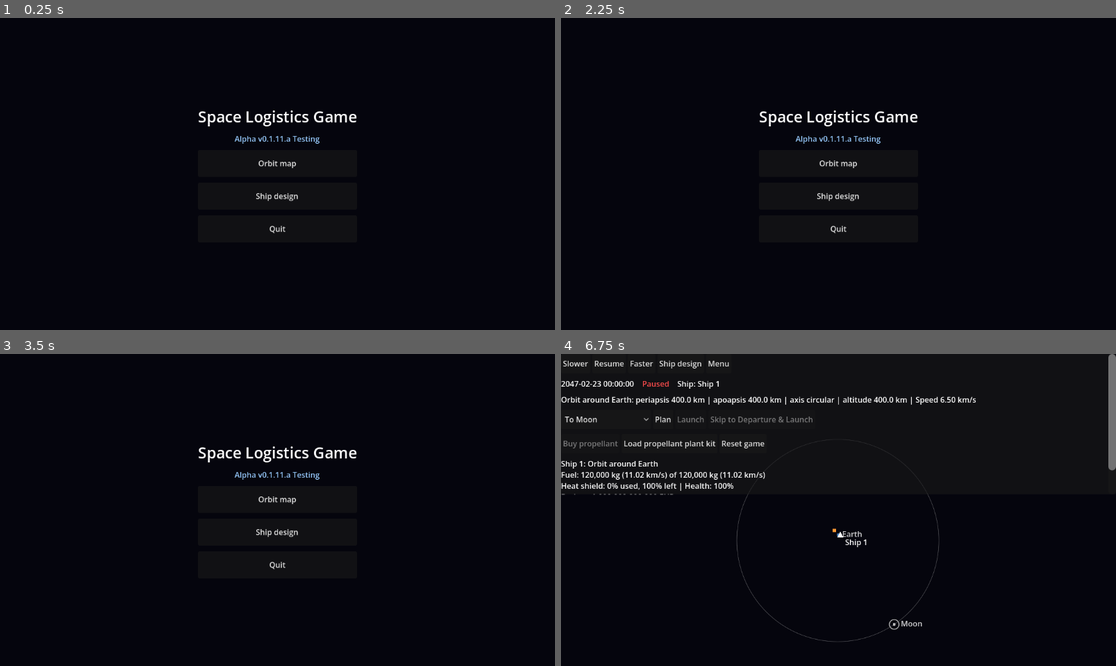
Above: before the commit, frames 1-4 (two rows, left to right).
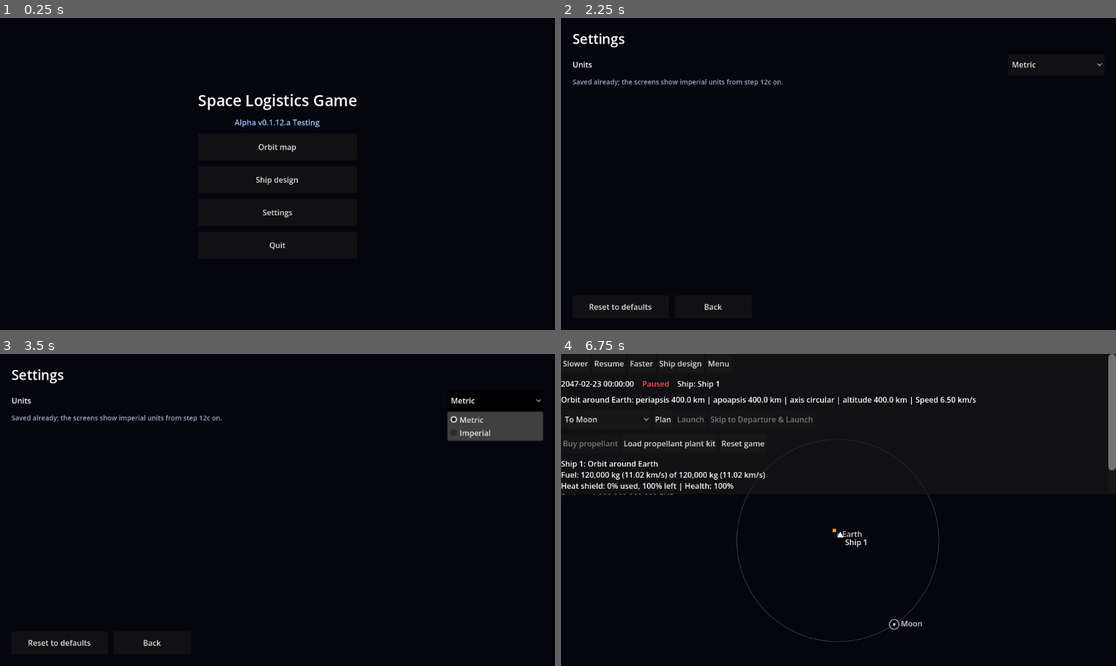
Above: after the commit, the same moments.

Repository: jonmakescars/asteroid-miner
Game: Godot game, scene res://menu.tscn
The game is run twice, just before and just after one commit, with the same random seed, the same clock (stepped at 60 frames per second) and the same inputs.
Inputs (mouse positions are in pixels of both pictures, inside the frame that each line leads up to):
- Up to frame 1 (0.25 s): no input
- Up to frame 2 (2.25 s): click "Orbit map" at 0.5 s; click "Menu" at 1.25 s; click (838, 211) at 2 s, where only the run after the commit has a clickable "Settings"
- Up to frame 3 (3.5 s): click (493, 400) at 2.75 s, where only the run after the commit has a clickable "Metric"
- Up to frame 4 (6.75 s): click (622, 644) at 3.5 s, where only the run after the commit has a clickable "Reset to defaults"; click (710, 644) at 4.25 s, where only the run after the commit has a clickable "Back"; click "Ship design" at 5 s; click "Menu" at 5.75 s; click "Orbit map" at 6.5 s

The runs differ from the first frame. In frame 1, 1.7% of the frame differs, in the area x 35-65%, y 24-75%; in frame 2, 1.6%; in frame 3, 3.3%, in the area x 2-98%, y 4-94%; in frame 4, less than 0.1%.

Commit message:
Step 12a / 0.1.12.a, Atmospheric halos and settings menu

Diff:
--- a/asteroid-miner-sprites/shaders/city_lights.gdshader
+++ b/asteroid-miner-sprites/shaders/city_lights.gdshader
@@ -18,6 +18,12 @@
 uniform float fade_from = 0.04;
 uniform float fade_to = -0.30;
 
+varying vec4 modulate;
+
+void vertex() {
+	modulate = COLOR;
+}
+
 void fragment() {
 	vec3 n = texture(normal_map, UV).rgb * 2.0 - 1.0;
 	n.y = -n.y;
@@ -27,8 +33,8 @@
 		d = normalize(sun_dir);
 	}
 	float lit = dot(n, vec3(d, 0.0));
-	float night = smoothstep(fade_from, fade_to, lit);
-	vec4 c = COLOR;
-	c.rgb *= night * strength;
-	COLOR = c;
+	// (smoothstep needs its first edge below the second one; with the edges the other way round the result is undefined)
+	float night = 1.0 - smoothstep(fade_to, fade_from, lit);
+	vec4 tex = texture(TEXTURE, UV);
+	COLOR = vec4(tex.rgb * night * strength, tex.a) * modulate;
 }
--- /dev/null
+++ b/data/atmospheres.json
@@ -0,0 +1,10 @@
+{
+ "earth":   {"day": [0.35, 0.60, 1.00], "twilight": [1.00, 0.55, 0.25], "day_strength": 0.8, "twilight_strength": 0.8},
+ "venus":   {"day": [1.00, 0.90, 0.60], "twilight": [1.00, 0.75, 0.40], "day_strength": 0.9, "twilight_strength": 0.7},
+ "mars":    {"day": [0.90, 0.65, 0.40], "twilight": [0.45, 0.60, 1.00], "day_strength": 0.5, "twilight_strength": 0.6},
+ "titan":   {"day": [1.00, 0.65, 0.25], "twilight": [0.90, 0.50, 0.20], "day_strength": 0.8, "twilight_strength": 0.6},
+ "jupiter": {"day": [0.95, 0.80, 0.60], "twilight": [0.90, 0.70, 0.50], "day_strength": 0.5, "twilight_strength": 0.5},
+ "saturn":  {"day": [0.95, 0.85, 0.60], "twilight": [0.90, 0.75, 0.50], "day_strength": 0.5, "twilight_strength": 0.5},
+ "uranus":  {"day": [0.50, 0.90, 0.95], "twilight": [0.60, 0.85, 0.90], "day_strength": 0.6, "twilight_strength": 0.5},
+ "neptune": {"day": [0.30, 0.50, 1.00], "twilight": [0.50, 0.60, 1.00], "day_strength": 0.6, "twilight_strength": 0.5}
+}
--- a/scripts/menu_view.gd
+++ b/scripts/menu_view.gd
@@ -2,10 +2,11 @@
 ## Start menu: opens the prototype screens.
 
 const MOBILE_UI_SCALE := 2.0
-const BUILD_LABEL := "Alpha v0.1.11.a Testing"   # shown in the menu; update it with every new build
+const BUILD_LABEL := "Alpha v0.1.12.a Testing"   # shown in the menu; update it with every new build
 const ENTRIES := [
 	["Orbit map", "res://main.tscn"],
 	["Ship design", "res://ship_design.tscn"],
+	["Settings", "res://settings.tscn"],
 ]
 
 
--- a/scripts/orbit_view.gd
+++ b/scripts/orbit_view.gd
@@ -27,6 +27,8 @@
 const ORBIT_SAMPLES := 160
 # Orbit lines fade in with the size of the view of their body on the screen (radius of the view in pixels, zooming
 # out) and out when the view is many times bigger than the screen (in half-screens, zooming in). 10bk: 16-60 px and 1.6-5.
+## Atmospheric halo layers (atmo_day / atmo_twilight): turn them if the pack draws the Sun on another side than the right.
+const ATMO_ROTATION_OFFSET_DEG := 0.0
 const LINE_FADE_SMALL_PX := Vector2(13.0, 48.0)
 const LINE_FADE_BIG_HALF_SCREENS := Vector2(8.0, 25.0)
 const MOBILE_UI_SCALE := 2.0
@@ -1633,13 +1635,23 @@
 	var glow_key := key + "_glow"
 	if not SpriteLibrary.entry(glow_key).is_empty() and not (SpriteLibrary.entry(key).get("normal") == null):
 		_request_sprite(glow_key, glow_key, screen_position, sprite_scale, sun_dir, alpha, true, key)
+	# Atmospheric halo: two generic white layers, added over the body, tinted per body, turned towards the Sun.
+	var atmosphere := SpriteLibrary.atmosphere(id)
+	if not atmosphere.is_empty():
+		for layer in ["day", "twilight"]:
+			var layer_key := SpriteLibrary.atmo_key("atmo_" + layer)
+			if layer_key != "":
+				var tint: Color = atmosphere[layer]
+				var strength := float(atmosphere[layer + "_strength"])
+				_request_sprite("atmo_%s_%s" % [layer, id], layer_key, screen_position, sprite_scale, sun_dir,
+						alpha * strength, false, "", tint, sun_dir.angle() + deg_to_rad(ATMO_ROTATION_OFFSET_DEG))
 	for ring_key in ["bodies/%s_rings" % id]:
 		if not SpriteLibrary.entry(ring_key).is_empty():
 			_request_sprite(ring_key, ring_key, screen_position, sprite_scale, sun_dir, alpha, false)
 	return alpha / maxf(marker_alpha, 0.0001)
 
 
-func _request_sprite(node_key: String, sprite_key: String, screen_position: Vector2, sprite_scale: float, sun_dir: Vector2, alpha: float, lit: bool, night_of := "") -> void:
+func _request_sprite(node_key: String, sprite_key: String, screen_position: Vector2, sprite_scale: float, sun_dir: Vector2, alpha: float, lit: bool, night_of := "", tint := Color.WHITE, rotation_rad := 0.0) -> void:
 	if sprite_requests.has(node_key):
 		# The same body drawn by two scenes at once: the camera body's own scene has exact positions (the others are
 		# millions of pixels away and jitter in 32-bit floats), so its position wins; the opacity is the larger one.
@@ -1648,7 +1660,7 @@
 		if int(earlier["rank"]) < scene_rank:
 			earlier["alpha"] = alpha
 			return
-	sprite_requests[node_key] = {"sprite": sprite_key, "pos": screen_position, "scale": sprite_scale, "sun": sun_dir, "alpha": alpha, "lit": lit, "rank": scene_rank, "night_of": night_of}
+	sprite_requests[node_key] = {"sprite": sprite_key, "pos": screen_position, "scale": sprite_scale, "sun": sun_dir, "alpha": alpha, "lit": lit, "rank": scene_rank, "night_of": night_of, "tint": tint, "rot": rotation_rad, "additive": tint != Color.WHITE}
 
 
 ## Shows the requested sprites (creating the nodes the first time) and hides the rest.
@@ -1671,6 +1683,10 @@
 			node.texture_filter = CanvasItem.TEXTURE_FILTER_LINEAR_WITH_MIPMAPS
 			var night_of := str(request.get("night_of", ""))
 			var material: ShaderMaterial = null
+			if bool(request.get("additive", false)):
+				var add := CanvasItemMaterial.new()   # (halo layers add their light to the picture)
+				add.blend_mode = CanvasItemMaterial.BLEND_MODE_ADD
+				node.material = add
 			if night_of != "":
 				material = SpriteLibrary.night_material(SpriteLibrary.entry(night_of).get("normal") as Texture2D)   # (the lights of a body, lit by its normal map)
 			else:
@@ -1686,8 +1702,12 @@
 		node.visible = true
 		node.position = request["pos"]
 		node.scale = Vector2.ONE * float(request["scale"])
-		node.modulate = Color(1, 1, 1, float(request["alpha"]))
-		if bool(request["lit"]) and lit_material != null:
+		node.rotation = float(request.get("rot", 0.0))
+		var tint_colour: Color = request.get("tint", Color.WHITE)
+		node.modulate = Color(tint_colour.r, tint_colour.g, tint_colour.b, float(request["alpha"]))
+		if bool(request.get("additive", false)):
+			pass   # (keeps its additive material)
+		elif bool(request["lit"]) and lit_material != null:
 			node.material = lit_material
 			lit_material.set_shader_parameter("sun_dir", request["sun"])
 		else:
--- /dev/null
+++ b/scripts/settings_view.gd
@@ -0,0 +1,92 @@
+extends Control
+## Settings screen, opened from the menu. Every row writes its value to UserSettings at once.
+## Rows are made by the _add_* helpers; more settings (visual, behaviour, display) come with the next steps.
+
+const MOBILE_UI_SCALE := 2.0
+const MENU_SCENE := "res://menu.tscn"
+
+var _refreshers: Array = []   # one Callable per row: shows the current value again (after a reset)
+
+
+func _ready() -> void:
+	if OS.has_feature("mobile"):
+		get_window().content_scale_factor = MOBILE_UI_SCALE
+	RenderingServer.set_default_clear_color(Color(0.02, 0.02, 0.05))
+	var margin := MarginContainer.new()
+	margin.set_anchors_preset(Control.PRESET_FULL_RECT)
+	for side in ["left", "right", "top", "bottom"]:
+		margin.add_theme_constant_override("margin_" + side, 24)
+	add_child(margin)
+	var column := VBoxContainer.new()
+	column.add_theme_constant_override("separation", 12)
+	margin.add_child(column)
+
+	var title := Label.new()
+	title.text = "Settings"
+	title.add_theme_font_size_override("font_size", 28)
+	column.add_child(title)
+
+	var scroll := ScrollContainer.new()
+	scroll.size_flags_vertical = Control.SIZE_EXPAND_FILL
+	scroll.horizontal_scroll_mode = ScrollContainer.SCROLL_MODE_DISABLED
+	column.add_child(scroll)
+	var rows := VBoxContainer.new()
+	rows.size_flags_horizontal = Control.SIZE_EXPAND_FILL
+	rows.add_theme_constant_override("separation", 14)
+	scroll.add_child(rows)
+
+	_add_choice(rows, "units", "Units", [["metric", "Metric"], ["imperial", "Imperial"]],
+			"Saved already; the screens show imperial units from step 12c on.")
+
+	var buttons := HBoxContainer.new()
+	buttons.add_theme_constant_override("separation", 12)
+	column.add_child(buttons)
+	var reset_button := Button.new()
+	reset_button.text = "Reset to defaults"
+	reset_button.custom_minimum_size = Vector2(200, 48)
+	reset_button.pressed.connect(_on_reset)
+	buttons.add_child(reset_button)
+	var back_button := Button.new()
+	back_button.text = "Back"
+	back_button.custom_minimum_size = Vector2(160, 48)
+	back_button.pressed.connect(func() -> void: get_tree().change_scene_to_file(MENU_SCENE))
+	buttons.add_child(back_button)
+
+
+## A row with a drop-down list. options: [[saved value, shown text], ...]; note: a small grey line under the row (or "").
+func _add_choice(parent: Control, key: String, label_text: String, options: Array, note := "") -> void:
+	var block := VBoxContainer.new()
+	block.add_theme_constant_override("separation", 4)
+	parent.add_child(block)
+	var row := HBoxContainer.new()
+	block.add_child(row)
+	var label := Label.new()
+	label.text = label_text
+	label.size_flags_horizontal = Control.SIZE_EXPAND_FILL
+	row.add_child(label)
+	var picker := OptionButton.new()
+	picker.custom_minimum_size = Vector2(200, 44)
+	for option: Array in options:
+		picker.add_item(str(option[1]))
+	row.add_child(picker)
+	var show_current := func() -> void:
+		var current: Variant = UserSettings.get_value(key)
+		for i in options.size():
+			if options[i][0] == current:
+				picker.select(i)
+	show_current.call()
+	_refreshers.append(show_current)
+	picker.item_selected.connect(func(index: int) -> void: UserSettings.set_value(key, options[index][0]))
+	if note != "":
+		var note_label := Label.new()
+		note_label.text = note
+		note_label.autowrap_mode = TextServer.AUTOWRAP_WORD_SMART
+		note_label.add_theme_font_size_override("font_size", 14)
+		note_label.add_theme_color_override("font_color", Color(0.6, 0.65, 0.75))
+		block.add_child(note_label)
+
+
+func _on_reset() -> void:
+	UserSettings.reset_all()
+	for refresh: Callable in _refreshers:
+		refresh.call()
--- a/scripts/sprite_library.gd
+++ b/scripts/sprite_library.gd
@@ -8,6 +8,8 @@
 const ROOTS: Array = ["res://sprites/", "res://asteroid-miner-sprites/sprites/"]
 const SHADERS: Array = ["res://shaders/sprite_lit.gdshader", "res://asteroid-miner-sprites/shaders/sprite_lit.gdshader"]
 const NIGHT_SHADERS: Array = ["res://shaders/city_lights.gdshader", "res://asteroid-miner-sprites/shaders/city_lights.gdshader"]
+const ATMOSPHERE_PATH := "res://data/atmospheres.json"   # tints and strengths of the atmospheric halo per body
+const ATMO_FOLDERS: Array = ["bodies", "scenery", "effects"]   # where atmo_day.png / atmo_twilight.png may be in the pack
 const DISC_RADIUS_PX := 192.0   # every round body in the pack has a disc of this radius
 
 static var _ready_once := false
@@ -16,6 +18,8 @@
 static var _entries: Dictionary = {}   # key -> {texture, normal, glow, pivot}
 static var _shader: Shader = null
 static var _night_shader: Shader = null
+static var _atmospheres: Dictionary = {}
+static var _atmo_keys: Dictionary = {}   # layer name -> manifest key ("" = not found)
 
 
 static func _setup() -> void:
@@ -38,6 +42,11 @@
 		if ResourceLoader.exists(path):
 			_shader = load(path) as Shader
 			break
+	var atmo: Variant = JSON.parse_string(FileAccess.get_file_as_string(ATMOSPHERE_PATH))
+	if typeof(atmo) == TYPE_DICTIONARY:
+		_atmospheres = atmo
+	else:
+		push_warning("%s not readable: no atmospheric halos (add *.json to the export filter)." % ATMOSPHERE_PATH)
 	for path: String in NIGHT_SHADERS:
 		if ResourceLoader.exists(path):
 			_night_shader = load(path) as Shader
@@ -109,3 +118,34 @@
 	material.shader = _night_shader
 	material.set_shader_parameter("normal_map", normal)
 	return material
+
+
+## The manifest key of a generic halo layer ("atmo_day" or "atmo_twilight"), or "" when the pack does not have it.
+static func atmo_key(layer: String) -> String:
+	_setup()
+	if _atmo_keys.has(layer):
+		return _atmo_keys[layer]
+	var found := ""
+	if _root != "":
+		for folder: String in ATMO_FOLDERS:
+			if ResourceLoader.exists("%s%s/%s.png" % [_root, folder, layer]):
+				found = "%s/%s" % [folder, layer]
+				break
+	_atmo_keys[layer] = found
+	return found
+
+
+## The halo of a body: {day: Color, twilight: Color, day_strength, twilight_strength}, or {} when it has no atmosphere.
+static func atmosphere(id: String) -> Dictionary:
+	_setup()
+	if not _atmospheres.has(id):
+		return {}
+	var info: Dictionary = _atmospheres[id]
+	var day: Array = info["day"]
+	var twilight: Array = info["twilight"]
+	return {
+		"day": Color(float(day[0]), float(day[1]), float(day[2])),
+		"twilight": Color(float(twilight[0]), float(twilight[1]), float(twilight[2])),
+		"day_strength": float(info.get("day_strength", 1.0)),
+		"twilight_strength": float(info.get("twilight_strength", 1.0)),
+	}
--- /dev/null
+++ b/scripts/user_settings.gd
@@ -0,0 +1,78 @@
+class_name UserSettings
+extends RefCounted
+## The player's settings (the settings screen): one file, user://user_settings.json. Every change is saved at once and
+## the listeners (on_changed) are told, so the screens can apply it immediately.
+## (data/settings.json is something else: the starting conditions of a new game.)
+## To add a setting: give it a default here and a row in settings_view.gd.
+
+const PATH := "user://user_settings.json"
+const DEFAULTS := {
+	"units": "metric",   # "metric" or "imperial" (shown by the screens from step 12c on)
+}
+
+static var _values: Dictionary = {}
+static var _loaded := false
+static var _listeners: Array = []
+
+
+static func _load() -> void:
+	if _loaded:
+		return
+	_loaded = true
+	_values = DEFAULTS.duplicate()
+	if FileAccess.file_exists(PATH):
+		var parsed: Variant = JSON.parse_string(FileAccess.get_file_as_string(PATH))
+		if typeof(parsed) == TYPE_DICTIONARY:
+			var saved: Dictionary = parsed
+			for key: String in DEFAULTS:
+				# (a saved value of the wrong type, for example after a hand edit, is ignored)
+				if saved.has(key) and typeof(saved[key]) == typeof(DEFAULTS[key]):
+					_values[key] = saved[key]
+
+
+static func get_value(key: String) -> Variant:
+	_load()
+	return _values.get(key, DEFAULTS.get(key))
+
+
+static func set_value(key: String, value: Variant) -> void:
+	_load()
+	if _values.get(key) == value:
+		return
+	_values[key] = value
+	_save()
+	_notify(key)
+
+
+## Puts every setting back to its default (key "" in the notice: everything changed).
+static func reset_all() -> void:
+	_load()
+	_values = DEFAULTS.duplicate()
+	_save()
+	_notify("")
+
+
+static func is_imperial() -> bool:
+	return get_value("units") == "imperial"
+
+
+## Calls listener(key) after every change (key "" after a reset).
+static func on_changed(listener: Callable) -> void:
+	if not _listeners.has(listener):
+		_listeners.append(listener)
+
+
+static func _notify(key: String) -> void:
+	for listener: Callable in _listeners.duplicate():
+		if listener.is_valid():
+			listener.call(key)
+		else:
+			_listeners.erase(listener)
+
+
+static func _save() -> void:
+	var file := FileAccess.open(PATH, FileAccess.WRITE)
+	if file == null:
+		push_warning("Settings could not be saved to %s." % PATH)
+		return
+	file.store_string(JSON.stringify(_values, "\t"))
--- /dev/null
+++ b/settings.tscn
@@ -0,0 +1,12 @@
+[gd_scene load_steps=2 format=3]
+
+[ext_resource type="Script" path="res://scripts/settings_view.gd" id="1"]
+
+[node name="Settings" type="Control"]
+layout_mode = 3
+anchors_preset = 15
+anchor_right = 1.0
+anchor_bottom = 1.0
+grow_horizontal = 2
+grow_vertical = 2
+script = ExtResource("1")
Not shown, added: scripts/settings_view.gd.uid
Not shown, added: scripts/user_settings.gd.uid
Not shown, changed: data/DATA_NOTES.md
Not shown, added: step11b-complete.zip
Not shown, added: step11b2-complete.zip
Not shown, added: step12a-complete.zip
